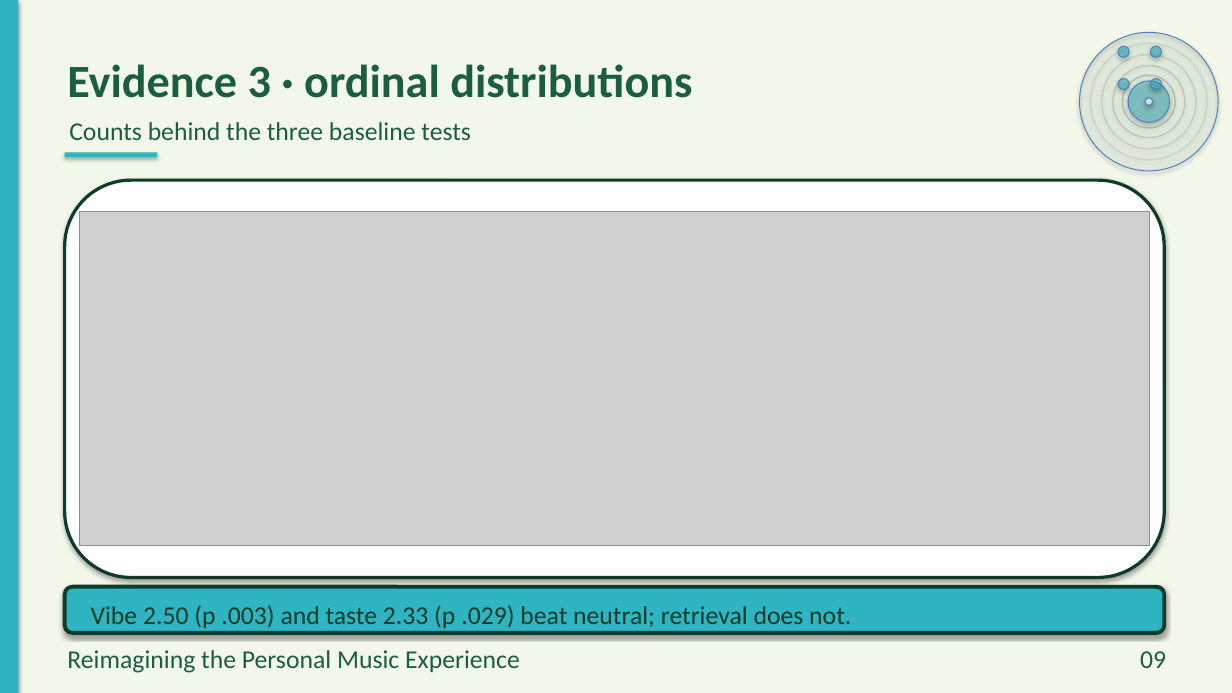
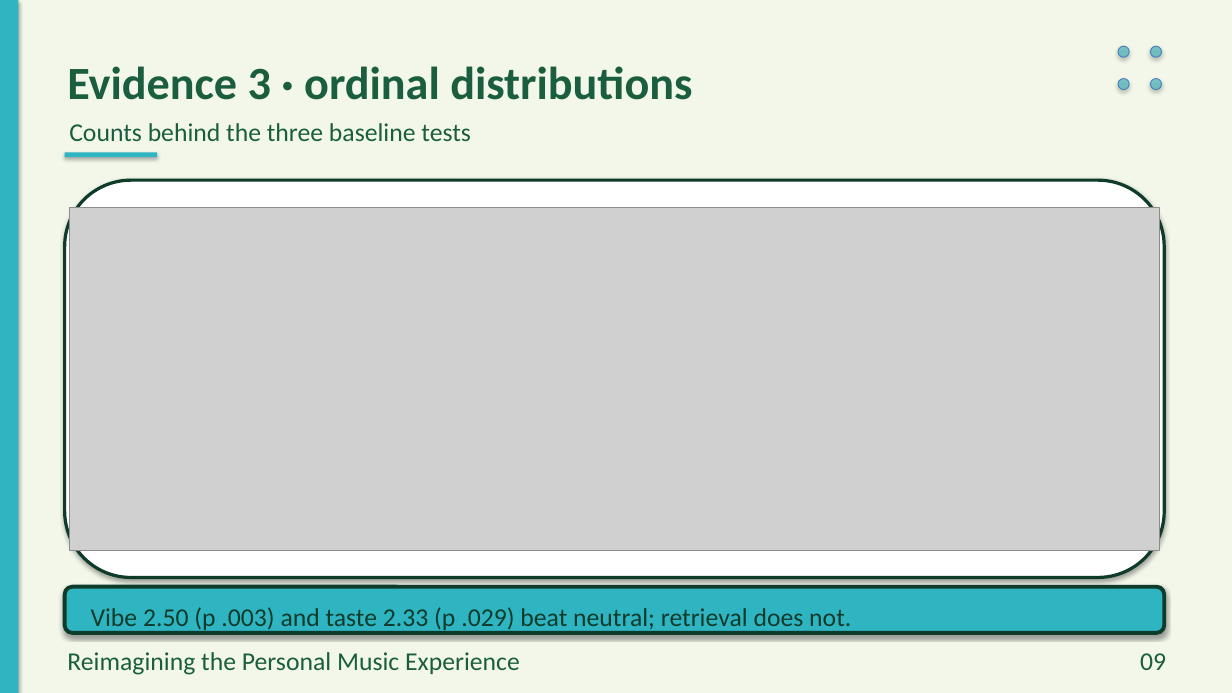
Before and after one commit to preet-kamdar/design-thinking-sem3, a slide deck: slide 9 of docs/Presentation.pptx. Drawn at 1232x693 pixels with LibreOffice and Linux fonts; fonts in the diff are those of the drawing; grey boxes stand for pictures. Boxes give left, top, right and bottom in pixels: in the first picture for what was removed or moved away, otherwise in the second. Text is boxed around its words. In the diff, an @@ line names an element or a change of style, - is before the commit and + after.

```diff
--- a/docs/Presentation.pptx
+++ b/docs/Presentation.pptx
@@ ellipse removed at box(1080, 32, 1218, 171) @@
@@ ellipse removed at box(1091, 43, 1207, 160) @@
@@ ellipse removed at box(1102, 55, 1196, 149) @@
@@ ellipse removed at box(1113, 66, 1185, 138) @@
@@ ellipse removed at box(1123, 75, 1176, 128) @@
@@ ellipse removed at box(1128, 81, 1170, 123) @@
@@ ellipse removed at box(1145, 98, 1153, 105) @@
@@ picture: place and size @@
-picture at box(79, 212, 1150, 546)
+picture at box(69, 207, 1160, 551)
@@ vertical alignment top to middle in 5 elements at box(67, 66, 692, 100), box(69, 123, 471, 141), box(91, 607, 851, 632), box(67, 652, 520, 675), box(1140, 653, 1166, 670) @@
```
Also in this commit, not shown: 19 other slides changed, 12 other files.
